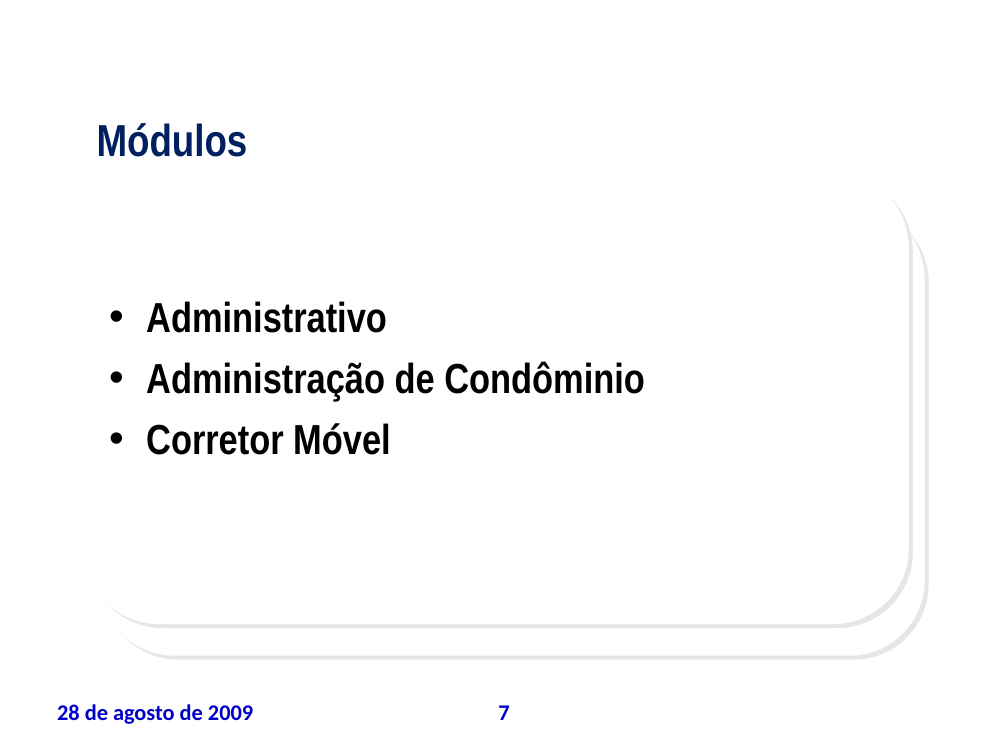
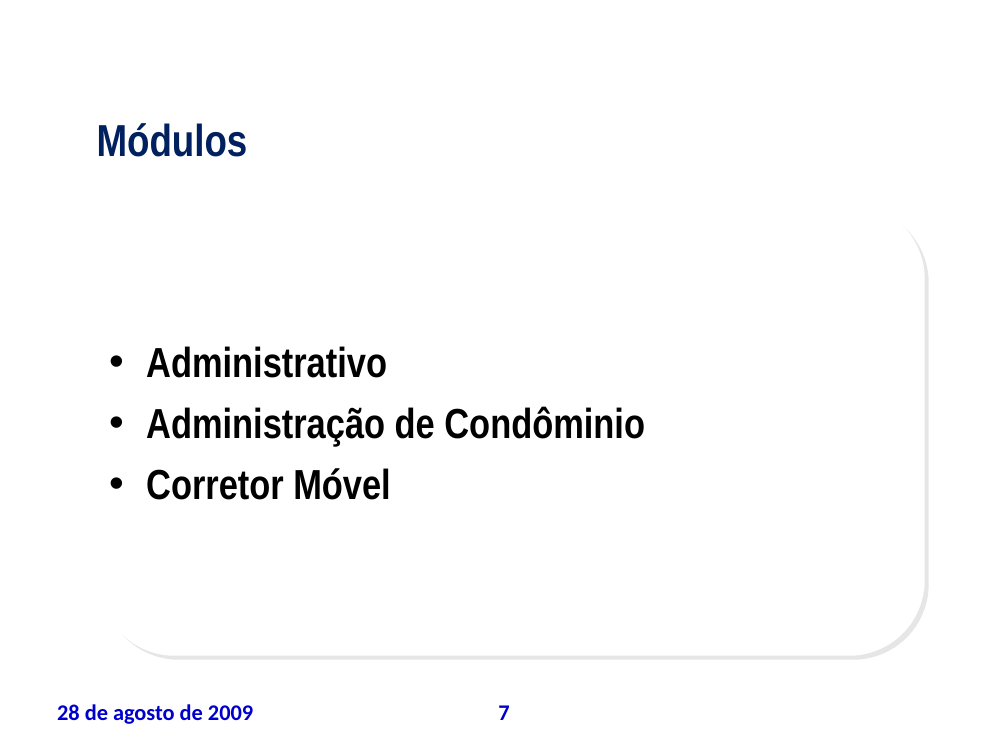
Before and after one commit to leoevaristo/psa20092, a slide deck: slide 7 of ARTEFATOS/TAP_apresentacao.ppt. Drawn at 1008x756 pixels with LibreOffice and Linux fonts; fonts in the diff are those of the drawing; background and template pictures are left out. Boxes give left, top, right and bottom in pixels: in the first picture for what was removed or moved away, otherwise in the second. Text is boxed around its words. In the diff, an @@ line names an element or a change of style, - is before the commit and + after.

```diff
--- a/ARTEFATOS/TAP_apresentacao.ppt
+++ b/ARTEFATOS/TAP_apresentacao.ppt
@@ rounded rectangle removed at (84,171,909,624) @@
@@ text "Administrativo": place and size @@
-text "Administrativo" at (146,301,645,455)
+text "Administrativo" at (146,346,645,500)
```
Also in this commit, not shown: 8 other slides changed.
